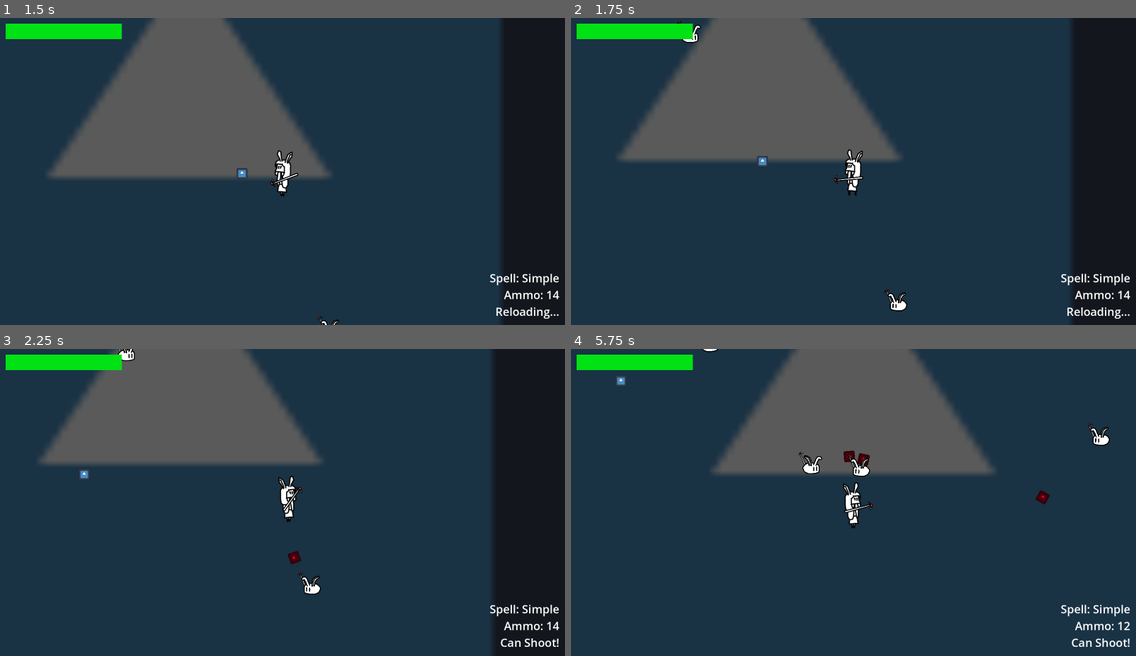
Above: before the commit, frames 1-4 (two rows, left to right).
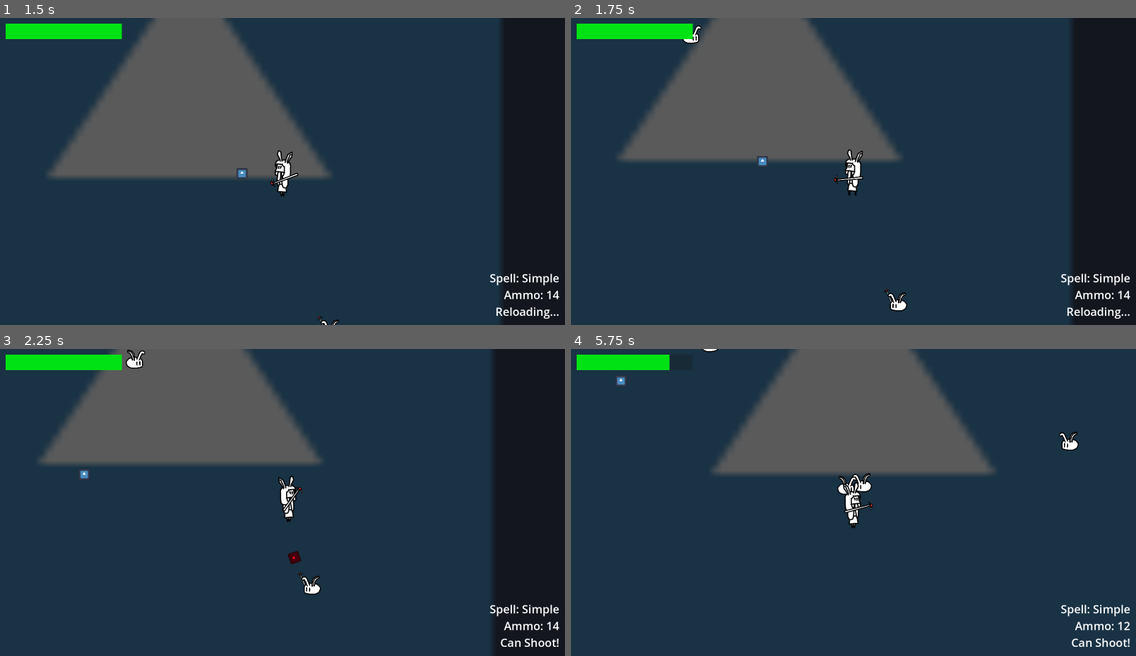
Above: after the commit, the same moments.

Repository: AgilMonkey/Wild-Bun-Magic
Game: Godot game, scene res://levels/main_test_scene/main_test_scene.tscn
The game is run twice, just before and just after one commit, with the same random seed, the same clock (stepped at 60 frames per second) and the same inputs. The engine's default icon, where the game draws it, is replaced by a stand-in: a white triangle on a blue panel in a dark square.
Inputs (mouse positions are in pixels of both pictures, inside the frame that each line leads up to):
- Up to frame 1 (1.5 s): tap Enter at 0.5 s; move the mouse to (406, 156) at 0.52 s; hold D (move_right) 0.53-1.28 s; tap Shift (dash) at 0.6 s; move the mouse to (169, 186) at 1.27 s; hold S (move_down) from 1.28 s (still down); click (169, 186) at 1.35 s
- Up to frame 2 (1.75 s): keep holding S (move_down)
- Up to frame 3 (2.25 s): move the mouse to (339, 434) at 2.02 s; release S (move_down) at 2.03 s; hold D (move_right) from 2.03 s (still down); tap Shift (dash) at 2.1 s
- Up to frame 4 (5.75 s): move the mouse to (825, 563) at 2.77 s; release D (move_right) at 2.78 s; hold W (move_up) 2.78-3.53 s; click (825, 563) at 2.85 s; move the mouse to (1023, 548) at 3.52 s; hold A (move_left) 3.53-5.03 s; tap Shift (dash) at 3.6, 5.1 s; move the mouse to (684, 456) at 4.27 s; click (684, 456) at 4.35 s; move the mouse to (881, 502) at 5.02 s; hold S (move_down) from 5.03 s (still down)

Frame 1 is identical in both runs. In frame 2, less than 0.1% of the frame differs, in the area x 18-24%, y 0-9%; in frame 3, 0.2%; in frame 4, 1.2%, in the area x 17-96%, y 1-51%.

Commit message:
Make random enemy 2 spawn

Diff:
--- /dev/null
+++ b/entities/enemies/enemy_resource.gd
@@ -0,0 +1,5 @@
+class_name EnemyResource
+extends Resource
+
+@export var enemy_instance: PackedScene
+@export var chance: int
--- a/entities/managers/spawn_manager/SpawnManager.gd
+++ b/entities/managers/spawn_manager/SpawnManager.gd
@@ -3,7 +3,7 @@
 
 
 @export var player: CharacterBody2D
-@export var enemy_instance: PackedScene
+@export var enemy_to_spawn: Array[EnemyResource]
 @export var spawn_min_range: int = 750  # From player
 @export var spawn_max_range: int = 1200
 @export var spawn_min_time: float = 0.9
@@ -11,7 +11,6 @@
 
 
 func _ready() -> void:
-	pass # WARNING DELETE ME LATER PLEASE
 	start()
 
 
@@ -23,9 +22,25 @@
 
 
 func spawn_enemy():
-	var enemy_instance: Node2D = enemy_instance.instantiate()
+	var enemy_instance: Node2D = get_random_enemy().instantiate()
 	enemy_instance.global_position = get_enemy_rand_position()
 	get_tree().current_scene.call_deferred("add_child", enemy_instance)
+
+
+func get_random_enemy() -> PackedScene:
+	var total_chance = 0
+	for n in enemy_to_spawn:
+		total_chance += n.chance
+
+	var rand_num = randi_range(0, total_chance)
+
+	var cumulative = 0
+	for enemy in enemy_to_spawn:
+		cumulative += enemy.chance
+		if rand_num <= cumulative:
+			return enemy.enemy_instance
+
+	return null
 
 
 func get_enemy_rand_position() -> Vector2:
--- a/levels/main_test_scene/main_test_scene.tscn
+++ b/levels/main_test_scene/main_test_scene.tscn
@@ -6,7 +6,21 @@
 [ext_resource type="PackedScene" uid="uid://dklbwgr08tit0" path="res://entities/ui/player_ui/player_ui.tscn" id="4_o4x35"]
 [ext_resource type="PackedScene" uid="uid://c2mjbspvxsudv" path="res://entities/ui/gameover_ui/gameover_ui.tscn" id="5_0cjx8"]
 [ext_resource type="Script" uid="uid://bac54mi18tq8" path="res://entities/managers/spawn_manager/SpawnManager.gd" id="5_1itg7"]
+[ext_resource type="PackedScene" uid="uid://bl0spk6gymtey" path="res://entities/enemies/simple_enemy/Enemy.tscn" id="6_k73vk"]
 [ext_resource type="PackedScene" uid="uid://dx4d0juldt1ne" path="res://entities/enemies/shoot_enemy/ShootyEnemy.tscn" id="7_0cjx8"]
+[ext_resource type="Script" uid="uid://bdpcnj3punf2n" path="res://entities/enemies/enemy_resource.gd" id="8_y6r6k"]
+
+[sub_resource type="Resource" id="Resource_ra8ls"]
+script = ExtResource("8_y6r6k")
+enemy_instance = ExtResource("6_k73vk")
+chance = 50
+metadata/_custom_type_script = "uid://bdpcnj3punf2n"
+
+[sub_resource type="Resource" id="Resource_fbway"]
+script = ExtResource("8_y6r6k")
+enemy_instance = ExtResource("7_0cjx8")
+chance = 30
+metadata/_custom_type_script = "uid://bdpcnj3punf2n"
 
 [node name="main_test_scene" type="Node2D"]
 y_sort_enabled = true
@@ -31,7 +45,7 @@
 [node name="SpawnManager" type="Node" parent="." node_paths=PackedStringArray("player")]
 script = ExtResource("5_1itg7")
 player = NodePath("../Player")
-enemy_instance = ExtResource("7_0cjx8")
+enemy_to_spawn = Array[ExtResource("8_y6r6k")]([SubResource("Resource_ra8ls"), SubResource("Resource_fbway")])
 metadata/_custom_type_script = "uid://bac54mi18tq8"
 
 [node name="SpawnTimer" type="Timer" parent="SpawnManager"]
Not shown, added: entities/enemies/enemy_resource.gd.uid
Not shown: 1 places in levels/main_test_scene/main_test_scene.tscn that only renumber resources
